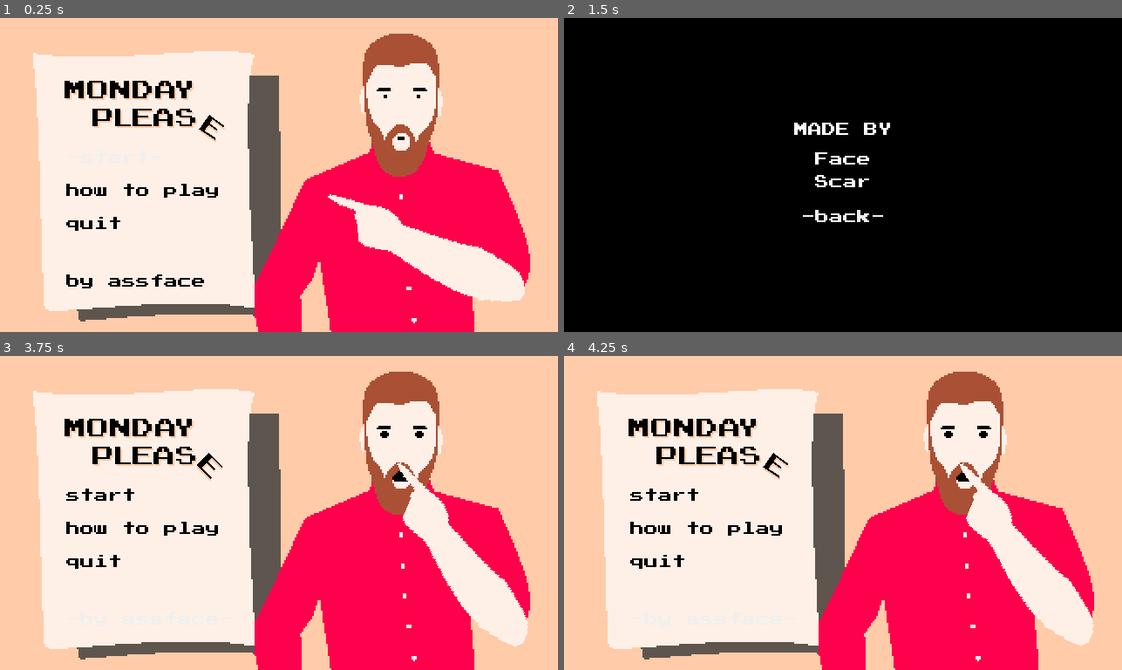
Above: before the commit, frames 1-4 (two rows, left to right).
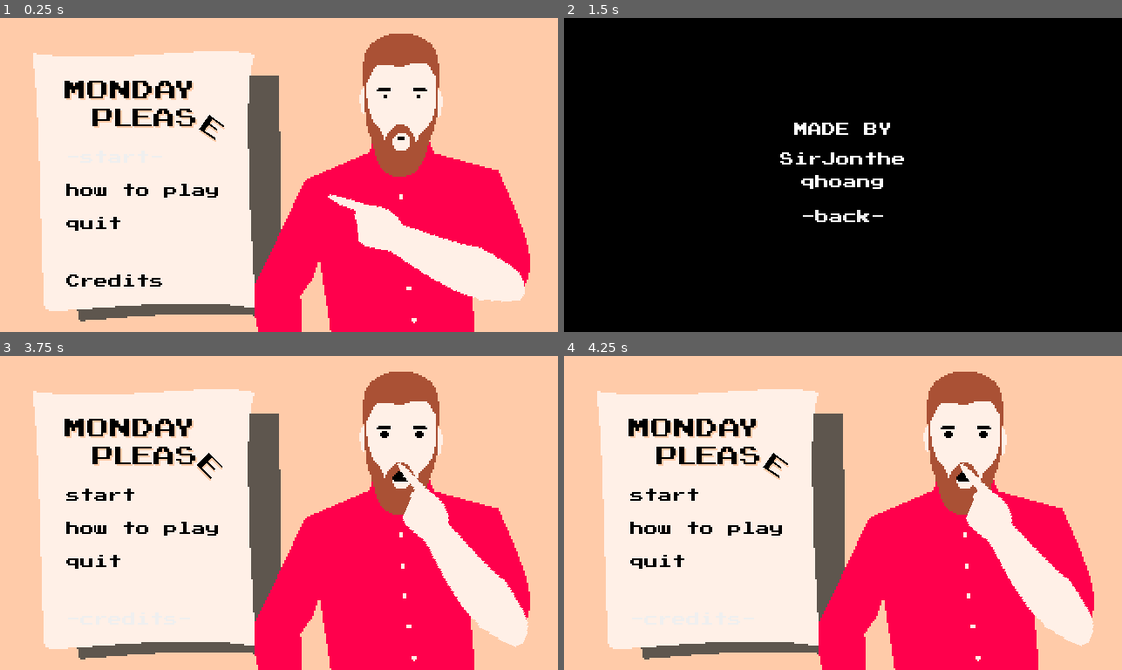
Above: after the commit, the same moments.

Repository: qhoang85/LD47
Game: Godot game, scene res://menus/start_menu.tscn
Two runs of this game, one before a commit and one after it. Both use one fixed random seed, a clock stepped at 60 frames per second and the inputs below.
Inputs:
- Up to frame 1 (0.25 s): no input
- Up to frame 2 (1.5 s): click "by assface" (after the commit: "Credits") at 0.5 s; click "by assface" (after the commit: "credits") at 1.25 s
- Up to frame 3 (3.75 s): click "start" at 2 s; click "start" at 2.75 s; click "-back-" at 3.5 s
- Up to frame 4 (4.25 s): no input

The runs differ from the first frame. In frame 1, 0.4% of the frame differs, in the area x 11-37%, y 81-87%; in frame 2, 0.5%, in the area x 38-61%, y 42-55%; in frame 3, less than 0.1%; in frame 4, less than 0.1%.

Commit message:
1.12

Diff:
--- a/menus/start_menu.gd
+++ b/menus/start_menu.gd
@@ -91,13 +91,13 @@
 
 
 func _on_Credit_focus_entered():
-	credit_button.set_text("-by assface-")
+	credit_button.set_text("-credits-")
 	pointer.rotation_degrees = 23
 	background.frame = 3
 
 
 func _on_Credit_focus_exited():
-	credit_button.set_text("by assface")
+	credit_button.set_text("credits")
 	sfx.play("click", 1, -5)
 
 
--- a/menus/start_menu.tscn
+++ b/menus/start_menu.tscn
@@ -88,7 +88,7 @@
 }
 
 [node name="Start" type="Button" parent="VBoxContainer"]
-margin_right = 100.0
+margin_right = 132.0
 margin_bottom = 15.0
 focus_neighbour_top = NodePath("../Credit")
 custom_styles/focus = SubResource( 1 )
@@ -102,7 +102,7 @@
 
 [node name="HowTo" type="Button" parent="VBoxContainer"]
 margin_top = 19.0
-margin_right = 100.0
+margin_right = 132.0
 margin_bottom = 34.0
 custom_styles/focus = SubResource( 2 )
 custom_fonts/font = ExtResource( 1 )
@@ -115,7 +115,7 @@
 
 [node name="Quit" type="Button" parent="VBoxContainer"]
 margin_top = 38.0
-margin_right = 100.0
+margin_right = 132.0
 margin_bottom = 53.0
 custom_styles/focus = SubResource( 3 )
 custom_fonts/font = ExtResource( 1 )
@@ -128,7 +128,7 @@
 
 [node name="Gap" type="Control" parent="VBoxContainer"]
 margin_top = 57.0
-margin_right = 100.0
+margin_right = 132.0
 margin_bottom = 67.0
 rect_min_size = Vector2( 0, 10 )
 __meta__ = {
@@ -137,7 +137,7 @@
 
 [node name="Credit" type="Button" parent="VBoxContainer"]
 margin_top = 71.0
-margin_right = 100.0
+margin_right = 132.0
 margin_bottom = 86.0
 focus_neighbour_bottom = NodePath("../Start")
 custom_styles/focus = SubResource( 4 )
@@ -145,7 +145,7 @@
 custom_colors/font_color = Color( 0, 0, 0, 1 )
 custom_colors/font_color_hover = Color( 0, 0, 0, 1 )
 custom_colors/font_color_pressed = Color( 0, 0, 0, 1 )
-text = "by assface"
+text = "Credits"
 flat = true
 align = 0
 
@@ -300,6 +300,9 @@
 margin_right = 320.0
 margin_bottom = 180.0
 color = Color( 0, 0, 0, 1 )
+__meta__ = {
+"_edit_use_anchors_": false
+}
 
 [node name="CenterContainer" type="CenterContainer" parent="Credit"]
 anchor_right = 1.0
@@ -309,13 +312,13 @@
 }
 
 [node name="VBoxContainer" type="VBoxContainer" parent="Credit/CenterContainer"]
-margin_left = 130.0
+margin_left = 124.0
 margin_top = 59.0
-margin_right = 190.0
+margin_right = 196.0
 margin_bottom = 121.0
 
 [node name="Label" type="Label" parent="Credit/CenterContainer/VBoxContainer"]
-margin_right = 60.0
+margin_right = 72.0
 margin_bottom = 9.0
 custom_fonts/font = ExtResource( 1 )
 text = "MADE BY"
@@ -326,7 +329,7 @@
 
 [node name="Gap" type="Control" parent="Credit/CenterContainer/VBoxContainer"]
 margin_top = 13.0
-margin_right = 60.0
+margin_right = 72.0
 margin_bottom = 13.0
 __meta__ = {
 "_edit_use_anchors_": false
@@ -334,10 +337,10 @@
 
 [node name="Label2" type="Label" parent="Credit/CenterContainer/VBoxContainer"]
 margin_top = 17.0
-margin_right = 60.0
+margin_right = 72.0
 margin_bottom = 26.0
 custom_fonts/font = ExtResource( 1 )
-text = "Face"
+text = "SirJonthe"
 align = 1
 __meta__ = {
 "_edit_use_anchors_": false
@@ -345,10 +348,10 @@
 
 [node name="Label3" type="Label" parent="Credit/CenterContainer/VBoxContainer"]
 margin_top = 30.0
-margin_right = 60.0
+margin_right = 72.0
 margin_bottom = 39.0
 custom_fonts/font = ExtResource( 1 )
-text = "Scar"
+text = "qhoang"
 align = 1
 __meta__ = {
 "_edit_use_anchors_": false
@@ -356,7 +359,7 @@
 
 [node name="Gap2" type="Control" parent="Credit/CenterContainer/VBoxContainer"]
 margin_top = 43.0
-margin_right = 60.0
+margin_right = 72.0
 margin_bottom = 43.0
 __meta__ = {
 "_edit_use_anchors_": false
@@ -364,7 +367,7 @@
 
 [node name="Back" type="Button" parent="Credit/CenterContainer/VBoxContainer"]
 margin_top = 47.0
-margin_right = 60.0
+margin_right = 72.0
 margin_bottom = 62.0
 focus_neighbour_left = NodePath(".")
 focus_neighbour_top = NodePath(".")
